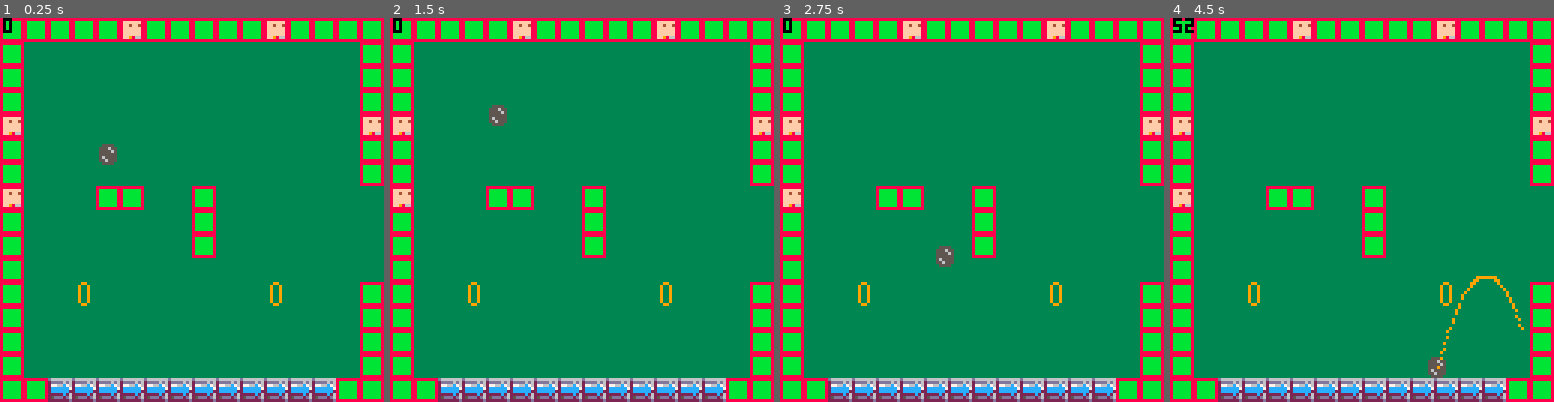
Above: before the commit, frames 1-4 (left to right).
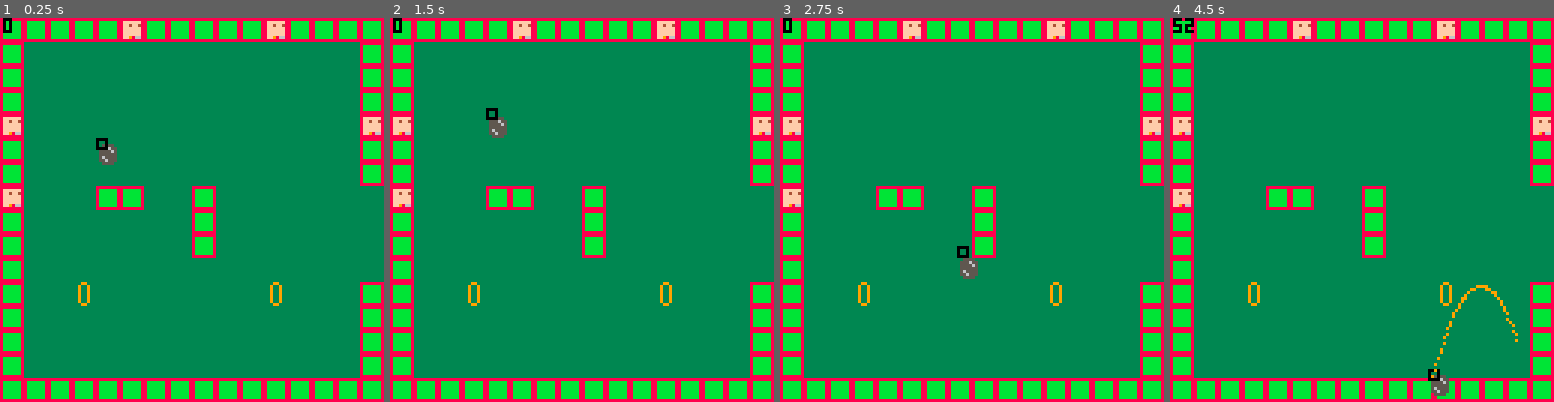
Above: after the commit, the same moments.

Repository: davidjtferguson/golf-escape
Game: PICO-8 cartridge golf_escape.p8
The game is run twice, just before and just after one commit, with the same random seed, the same clock (stepped at 60 frames per second) and the same inputs.
Inputs:
- Up to frame 1 (0.25 s): no input
- Up to frame 2 (1.5 s): tap X (X key) at 0.33, 1.07 s; tap O (Z key) at 0.7 s
- Up to frame 3 (2.75 s): hold Right 1.6-2.1 s; tap O (Z key) at 1.7, 2.1, 2.5 s; tap X (X key) at 1.85 s; hold Right from 2.47 s (still down)
- Up to frame 4 (4.5 s): tap O (Z key) every 0.4 s from 2.9 to 4.1 s; tap X (X key) at 2.97, 4.08 s; release Right at 3.03 s; hold Left 3.08-3.58 s; hold Right from 4.02 s (still down)

The runs differ from the first frame. In frame 1, 4.8% of the frame differs, in the area x 12-88%, y 31-100%; in frame 2, 5.0%; in frame 3, 5.2%; in frame 4, 5.4%, in the area x 12-93%, y 67-100%.

Commit message:
sketch one hitbox collision

Diff:
--- a/golf_escape.p8
+++ b/golf_escape.p8
@@ -24,6 +24,8 @@
 
   colstate="air",
 
+  --todo:remove, just have colbox
+  --or just have this
   w=pixel*8,
   h=pixel*8,
  }
@@ -73,14 +75,13 @@
  -- collisions
  updatehitboxes()
 
- if mapcol(av.bottom,0,av.yvel,0) then
-
+ if groundcol(av.colbox,0,av.yvel,0) then
   --tredmills
-  if mapcol(av.bottom,0,av.yvel,1) then
+  if groundcol(av.colbox,0,av.yvel,1) then
    av.x+=treadmillspeed
   end
 
-  if mapcol(av.bottom,0,av.yvel,2) then
+  if groundcol(av.colbox,0,av.yvel,2) then
    av.x-=treadmillspeed
   end
 
@@ -94,22 +95,21 @@
   av.colstate="air"
  end
 
- if mapcol(av.top,0,av.yvel,0) then
+ if topcol(av.colbox,0,av.yvel,0) then
   moveavtoroof()
   av.yvel*=-1
  end
 
- if mapcol(av.left,av.xvel,0,0) then
-  moveavtoleft()
+ if leftcol(av.colbox,av.xvel,0,0) then
+  --todo:fix
+  --moveavtoleft()
   av.xvel*=-1
  end
 
- if mapcol(av.right,av.xvel,0,0) then
+ if rightcol(av.colbox,av.xvel,0,0) then
   moveavtoright()
   av.xvel*=-1
  end
-
- updatemovement(av)
 
  -- swing controls
  if btnp(⬅️) then
@@ -149,6 +149,8 @@
 
   resetswing()
  end
+
+ updatemovement(av)
 
 end
 
@@ -199,8 +201,8 @@
   y=av.y,
   xvel=av.xvel,
   yvel=av.yvel,
-  h=pixel*8,
-  w=pixel*8,
+  h=av.colbox.h,
+  w=av.colbox.w,
   points={},
  }
 
@@ -223,13 +225,11 @@
 
 	  --todo:consider size/shape
 	  --should cover whole av
-	  aim.hitbox=makebox(
-	   aim,
-	   2,2,
-	   4,4,
-	   0,coloffset)
-
-	  if mapcol(aim.hitbox,0,aim.yvel,0) then
+	  aim.colbox=makebox(aim,
+	   aim.x,aim.y,aim.h,aim.w)
+
+	  if topcol(aim.colbox,0,aim.yvel,0)
+	     or #aim.points>100 then
 	   wallhit=true
 	  end
 	 end
@@ -242,6 +242,10 @@
  map(xmap*16,ymap*16,xmap*128,ymap*128,16,16)
 
  spr(2,av.x*8,av.y*8)
+
+
+ rect(av.colbox.x*8,av.colbox.y*8,
+  (av.colbox.x+av.colbox.w)*8,(av.colbox.y+av.colbox.h)*8)
 
  linecol=9
 
@@ -253,8 +257,8 @@
  --todo:consider look. lines?
  for point in all(aim.points) do
   pset(
-   (av.w/2+point.x)*8,
-   (av.h/2+point.y)*8,linecol)
+   (av.colbox.w/2+point.x)*8,
+   (av.colbox.h/2+point.y)*8,linecol)
  end
 
  print(#aim.points,1,0,0)
@@ -264,29 +268,7 @@
 --collision
 
 function updatehitboxes()
- --smaller than av
-
- --cover top and bottom
- av.bottom=makebox(
-  av,
-  1,7,
-  6,1,
-  0,coloffset)
-
- av.top=makebox(
-  av,
-  1,1,
-  6,1,
-  0,coloffset)
-
- --space between top and bottom
- av.left=makebox(
-  av,
-  1,2,
-  1,5,
-  coloffset)
-
- av.right=makebox(av,6,2,1,5)
+ av.colbox=makebox(av,0,0,3,3)
 end
 
 function makebox(obj,x,y,w,h,xo,wo)
@@ -302,25 +284,25 @@
  av.y+=av.yvel
  av.y-=av.y%pixel
  updatehitboxes()
- av.y+=distanceinwall(av.bottom,0,1,-1)+pixel
+ av.y+=distanceinwall(av.colbox,0,1,-1)+pixel
  updatehitboxes()
 end
 
 function moveavtoroof()
- av.y+=distancetowall(av.top,0,1,-1)
+ av.y+=distancetowall(av.colbox,0,1,-1)
  av.y+=pixel-av.y%pixel
 end
 
 function moveavtoleft()
  --unsure why offset needed :(
- av.left.x+=coloffset
- av.x+=distancetowall(av.left,1,0,-1)
- av.left.x-=coloffset
- av.x+=pixel-av.x%pixel
+ --av.colbox.x+=coloffset
+ av.x+=distancetowall(av.colbox,1,0,-1)
+ --av.colbox.x-=coloffset
+ --av.x+=pixel-av.x%pixel
 end
 
 function moveavtoright()
- av.x+=distancetowall(av.right,1,0,1)
+ av.x+=distancetowall(av.colbox,1,0,1)
  av.x-=av.x%pixel
 end
 
@@ -346,31 +328,53 @@
  return distanceinwall
 end
 
---all sides collision(flag)
---[[function allboxcol(f)
- if mapcol(av.top,0,0,f) and
-    mapcol(av.bottom,0,0,f) and
-    mapcol(av.left,0,0,f) and
-    mapcol(av.right,0,0,f) then
-  return true
- end
- return false
-end
-
-function anyboxcol(xvel,yvel,flag)
- if mapcol(av.top,xvel,yvel,flag) or
-    mapcol(av.bottom,xvel,yvel,flag) or
-    mapcol(av.left,xvel,yvel,flag) or
-    mapcol(av.right,xvel,yvel,flag) then
-  return true
- end
- return false
-end
-]]--
-
 --mapcollision
 function mapcol(box,xvel,yvel,flag)
  return checkflagarea(box.x+xvel,box.y+yvel,box.w,box.h,flag)
+end
+
+function groundcol(box,xvel,yvel,flag)
+ local x = box.x+xvel
+ local y = box.y+yvel
+ local w = box.w
+ local h = box.h
+
+ return
+  checkflag(x,y+h,flag) or
+  checkflag(x+w,y+h,flag)
+end
+
+function leftcol(box,xvel,yvel,flag)
+ local x = box.x+xvel
+ local y = box.y+yvel
+ local w = box.w
+ local h = box.h
+
+ return
+  checkflag(x,y,flag) or
+  checkflag(x,y+h,flag)
+end
+
+function rightcol(box,xvel,yvel,flag)
+ local x = box.x+xvel
+ local y = box.y+yvel
+ local w = box.w
+ local h = box.h
+
+ return
+  checkflag(x,y,flag) or
+  checkflag(x+w,y,flag)
+end
+
+function topcol(box,xvel,yvel,flag)
+ local x = box.x+xvel
+ local y = box.y+yvel
+ local w = box.w
+ local h = box.h
+
+ return
+  checkflag(x,y,flag) or
+  checkflag(x,y+w,flag)
 end
 
 function checkflagarea(x,y,w,h,flag)
@@ -430,7 +434,7 @@
 0100000000000000000000000000000101000000000000000000000000000001000000000000000000000000000000000000000000000000000000000000000000000000000000000000000000000000000000000000000000000000000000000000000000000000000000000000000000000000000000000000000000000000
 0100000000000000000000000000000101000000000000000000000000000001000000000000000000000000000000000000000000000000000000000000000000000000000000000000000000000000000000000000000000000000000000000000000000000000000000000000000000000000000000000000000000000000
 0100000000000000000000000000000101000000000000000000000000000001000000000000000000000000000000000000000000000000000000000000000000000000000000000000000000000000000000000000000000000000000000000000000000000000000000000000000000000000000000000000000000000000
-0101030303030303030303030303010101010101010101010101010101010101000000000000000000000000000000000000000000000000000000000000000000000000000000000000000000000000000000000000000000000000000000000000000000000000000000000000000000000000000000000000000000000000
+0101010101010101010101010101010101010101010101010101010101010101000000000000000000000000000000000000000000000000000000000000000000000000000000000000000000000000000000000000000000000000000000000000000000000000000000000000000000000000000000000000000000000000
 0101010100000001000001000000000000000000000000000000000000000000000000000000000000000000000000000000000000000000000000000000000000000000000000000000000000000000000000000000000000000000000000000000000000000000000000000000000000000000000000000000000000000000
 0001000000000000000001000000000000000000000000000000000000000000000000000000000000000000000000000000000000000000000000000000000000000000000000000000000000000000000000000000000000000000000000000000000000000000000000000000000000000000000000000000000000000000
 0001000000000000000001000000000000000000000000000000000000000000000000000000000000000000000000000000000000000000000000000000000000000000000000000000000000000000000000000000000000000000000000000000000000000000000000000000000000000000000000000000000000000000
